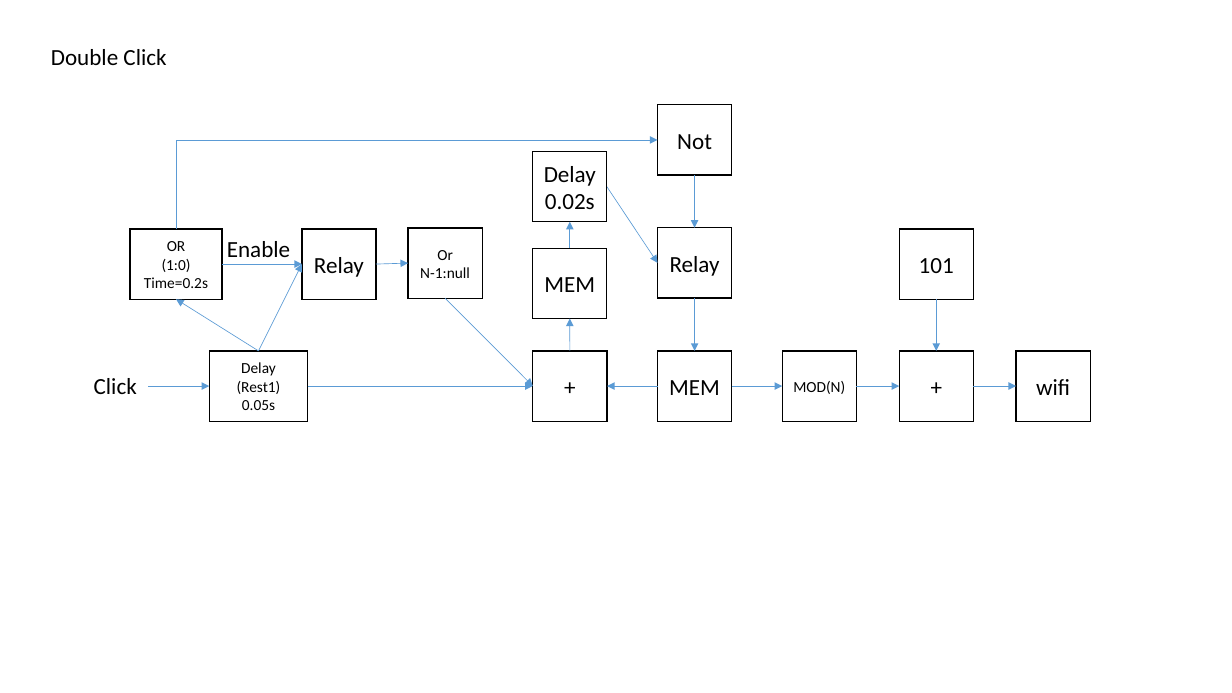
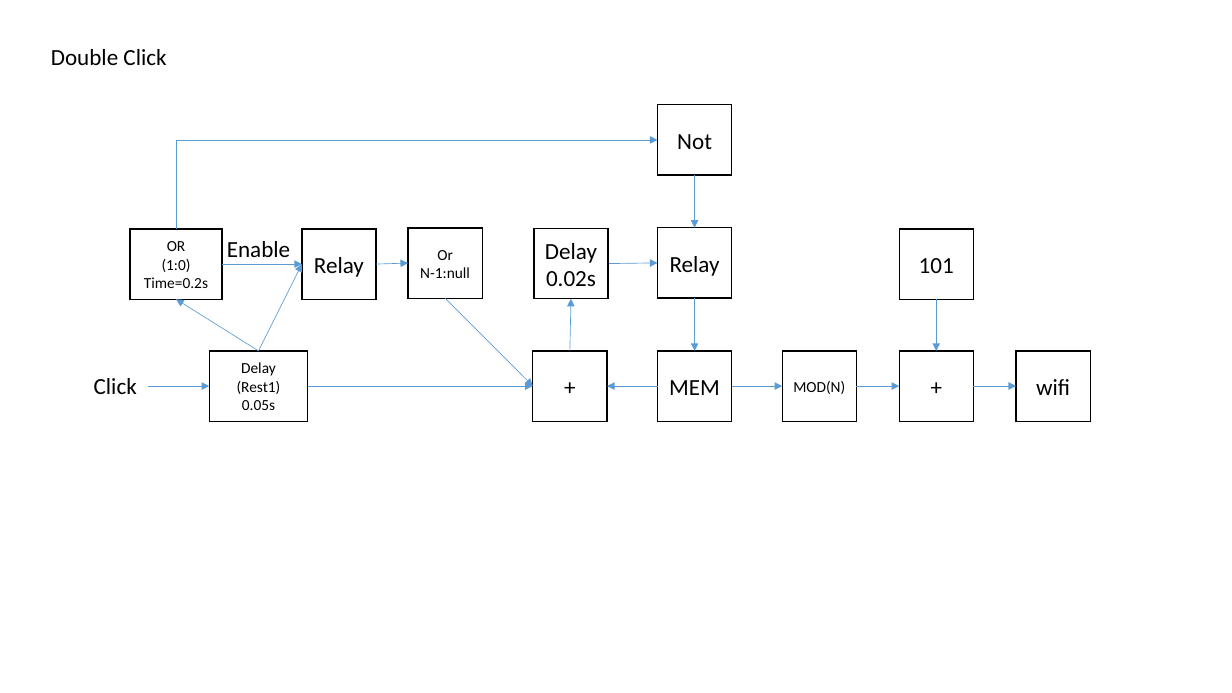
Before and after one commit to panhao4812/GameTools, a slide deck: slide 5 of BaroAngEditor/BaroAngEditor/mods/Lines.pptx. Drawn at 1232x693 pixels with LibreOffice and Linux fonts; fonts in the diff are those of the drawing. Boxes give left, top, right and bottom in pixels: in the first picture for what was removed or moved away, otherwise in the second. Text is boxed around its words. In the diff, an @@ line names an element or a change of style, - is before the commit and + after.

```diff
--- a/BaroAngEditor/BaroAngEditor/mods/Lines.pptx
+++ b/BaroAngEditor/BaroAngEditor/mods/Lines.pptx
@@ rectangle "Delay": place and size @@
-rectangle "Delay" at [533,152,607,222]
+rectangle "Delay" at [534,228,608,299]
@@ arrow removed from (570, 249) to (570, 222) @@
@@ rectangle removed at [533,249,607,319] @@
-MEM
@@ arrow moved from (607, 187) - (658, 263) to (608, 263) - (658, 263) @@
@@ arrow moved from (570, 351) - (570, 319) to (570, 351) - (571, 299) @@
```
Also in this commit, not shown: 6 other slides changed, 1 slide added, 1 slide removed.
